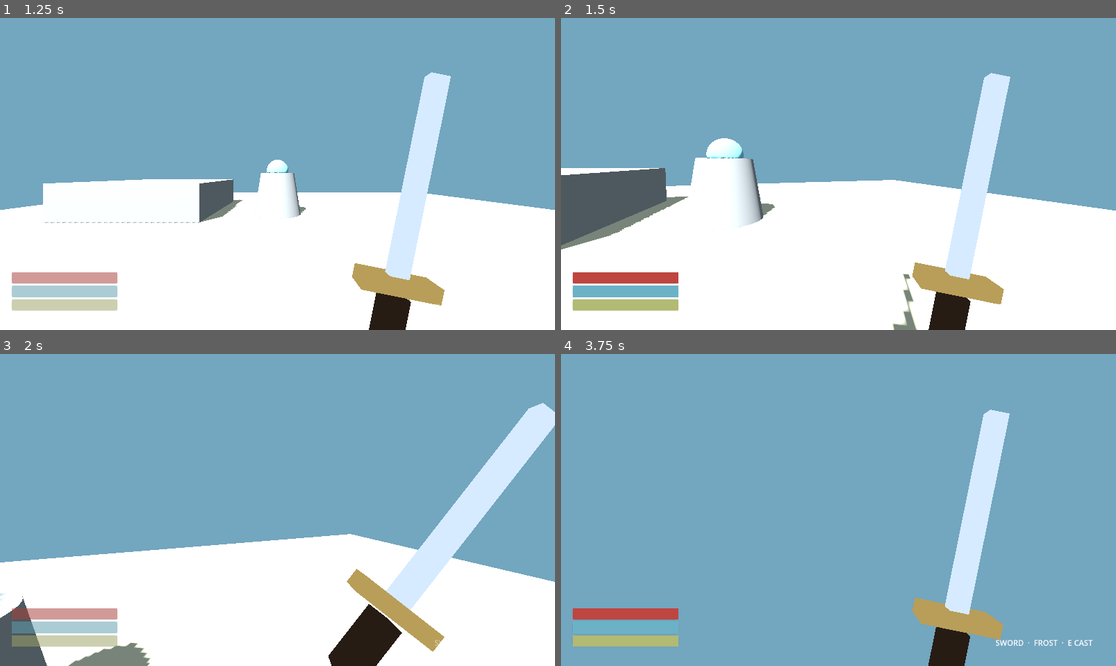
Above: before the commit, frames 1-4 (two rows, left to right).
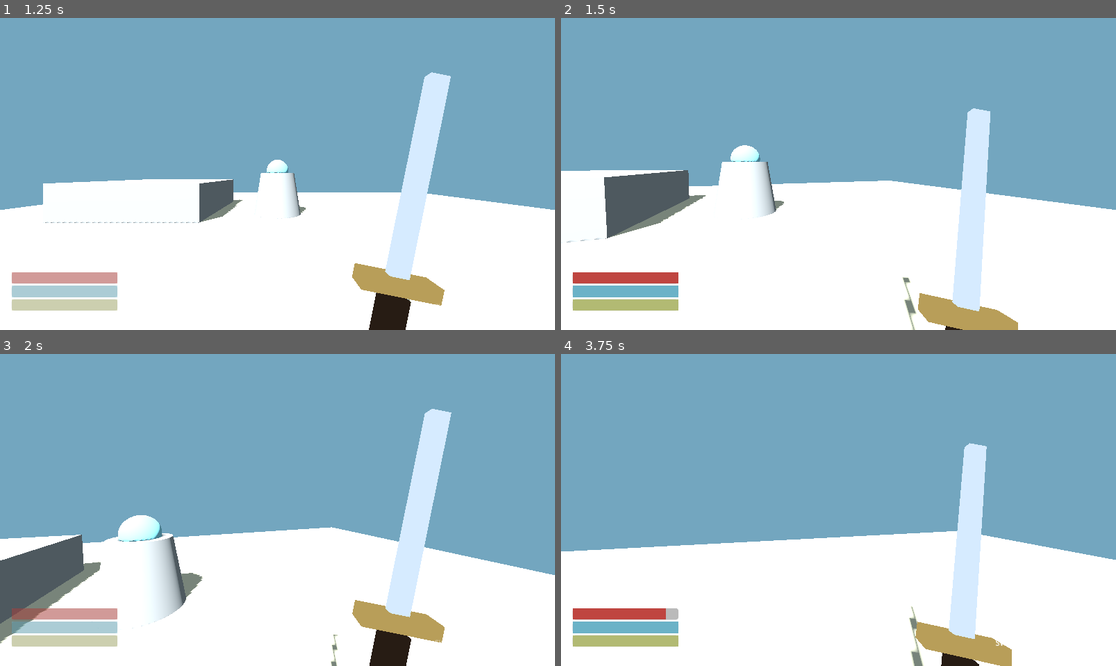
Above: after the commit, the same moments.

Repository: nanhudev/SEKAI
Game: Godot game, scene res://scenes/main/Main.tscn
The game is run twice, just before and just after one commit, with the same random seed, the same clock (stepped at 60 frames per second) and the same inputs.
Inputs (mouse positions are in pixels of both pictures, inside the frame that each line leads up to):
- Up to frame 1 (1.25 s): click "进入战斗沙盒" at 0.5 s
- Up to frame 2 (1.5 s): tap Enter at 1.25 s; move the mouse to (866, 174) at 1.27 s; hold W (move_forward) from 1.28 s (still down); hold Q (dodge) from 1.28 s (still down); click (866, 174) at 1.42 s
- Up to frame 3 (2 s): keep holding W (move_forward); keep holding Q (dodge); tap Space (jump) at 1.52 s
- Up to frame 4 (3.75 s): keep holding W (move_forward); move the mouse to (810, 510) at 2.02 s; release Q (dodge) at 2.03 s; right-click (810, 510) at 2.1 s; tap Space (jump) at 2.27 s; tap Q (dodge) at 2.3, 3.05, 3.6 s; move the mouse to (849, 503) at 2.77 s; hold E (cast_selected) 2.78-3.53 s; move the mouse to (832, 516) at 3.52 s; click (832, 516) at 3.67 s

Frame 1 is identical in both runs. In frame 2, 9.9% of the frame differs, in the area x 0-100%, y 17-100%; in frame 3, 17%; in frame 4, 38%.

Commit message:
feat: add high-speed dodge feedback

Diff:
--- a/godot/scenes/player/Player.tscn
+++ b/godot/scenes/player/Player.tscn
@@ -7,6 +7,7 @@
 [ext_resource type="PackedScene" path="res://scenes/combat/MagicCircle3D.tscn" id="5"]
 [ext_resource type="Script" path="res://scripts/combat/hurtbox.gd" id="6"]
 [ext_resource type="Script" path="res://scripts/player/temp_sword_visual.gd" id="7"]
+[ext_resource type="AudioStream" path="res://audio/sfx/dodge_temp.wav" id="8"]
 
 [sub_resource type="CapsuleShape3D" id="CapsuleShape3D_1"]
 radius = 0.35
@@ -114,3 +115,7 @@
 
 [node name="CombatController" type="Node" parent="."]
 script = ExtResource("3")
+
+[node name="DodgeAudio" type="AudioStreamPlayer" parent="." groups=["world_audio"]]
+stream = ExtResource("8")
+volume_db = -8.0
--- a/godot/scripts/combat/combat_controller.gd
+++ b/godot/scripts/combat/combat_controller.gd
@@ -18,6 +18,7 @@
 @onready var camera_feedback: CameraFeedbackController = player.get_node("CameraFeedbackController")
 @onready var magic_circle: MagicCircle3D = player.get_node("CameraRig/LookPivot/MotionPivot/ShakePivot/VFXRoot/MagicCircle3D")
 @onready var hurtbox: CombatHurtbox = player.get_node("Hurtbox")
+@onready var dodge_audio: AudioStreamPlayer = player.get_node("DodgeAudio")
 @onready var screen_fx: CombatScreenFX = player.get_parent().get_node("CombatScreenFX")
 @onready var time_effects: TimeEffectManager = player.get_parent().get_node("TimeEffectManager")
 
@@ -115,7 +116,7 @@
 			_current_spell_hitbox().set_active(should_open)
 		if state_time >= ability.startup + ability.active + ability.recovery:
 			finish_action()
-	elif state == State.DODGE and state_time >= 0.25:
+	elif state == State.DODGE and state_time >= 0.36:
 		finish_action()
 	elif state == State.IAIDO:
 		screen_fx.set_iaido_focus(minf(0.65, state_time / 0.28 * 0.65))
@@ -197,7 +198,11 @@
 			var input_vector := Input.get_vector("move_left", "move_right", "move_forward", "move_back")
 			var wish := Vector3(input_vector.x, 0, input_vector.y)
 			dodge_direction = (player.transform.basis * (wish if wish.length_squared() > 0.01 else Vector3.FORWARD)).normalized()
-			camera_feedback.fov_kick(3.0)
+			camera_feedback.fov_kick(10.0)
+			var side := dodge_direction.dot(player.global_basis.x)
+			camera_feedback.roll_impulse(side * 3.5)
+			camera_feedback.add_impulse(Vector2(0.0, 0.025))
+			dodge_audio.play()
 			set_state(State.DODGE)
 		&"cast":
 			casting_spell = selected_spell
@@ -227,6 +232,17 @@
 			set_state(State.IAIDO)
 		_: return false
 	return true
+
+
+func dodge_speed_now() -> float:
+	if state_time < 0.05:
+		return 0.0
+	if state_time < 0.12:
+		return dodge_speed * smoothstep(0.05, 0.12, state_time)
+	if state_time < 0.20:
+		return dodge_speed
+	var tail := clampf((state_time - 0.20) / 0.16, 0.0, 1.0)
+	return dodge_speed * (1.0 - tail) * (1.0 - tail)
 
 
 func _current_ability() -> AbilityData:
--- a/godot/scripts/player/player_movement.gd
+++ b/godot/scripts/player/player_movement.gd
@@ -57,8 +57,8 @@
 	var direction := (transform.basis * Vector3(input_vector.x, 0, input_vector.y)).normalized()
 	var combat: CombatController = $CombatController
 	if combat.state == combat.State.DODGE:
-		velocity.x = combat.dodge_direction.x * combat.dodge_speed
-		velocity.z = combat.dodge_direction.z * combat.dodge_speed
+		velocity.x = combat.dodge_direction.x * combat.dodge_speed_now()
+		velocity.z = combat.dodge_direction.z * combat.dodge_speed_now()
 		move_and_slide()
 		return
 	if combat.state == combat.State.IAIDO and combat.state_time >= 0.32 and combat.state_time < 0.49:
--- a/godot/scripts/player/temp_sword_visual.gd
+++ b/godot/scripts/player/temp_sword_visual.gd
@@ -46,6 +46,10 @@
 				var end_angle := -0.9 if combat.combo_index != 2 else 0.9
 				target_rotation = Vector3(0.0, 0.0, lerpf(start_angle, end_angle, progress))
 				target_position = Vector3(0.43, -0.37, -0.78)
+		CombatController.State.DODGE:
+			var side := combat.dodge_direction.dot(player.global_basis.x)
+			target_position = IDLE_POSITION + Vector3(-side * 0.16, -0.12, 0.1)
+			target_rotation = Vector3(-0.2, 0.0, -0.2 - side * 0.25)
 		CombatController.State.BLOCK:
 			target_position = Vector3(0.22, -0.23, -0.75)
 			target_rotation = Vector3(-0.25, 0.0, 0.45)
Not shown, added: godot/audio/sfx/dodge_temp.wav.import
Not shown: 1 places in godot/scenes/player/Player.tscn that only renumber resources
Not shown, changed: docs/ASSET_LICENSES.md
Not shown, added: godot/audio/sfx/dodge_temp.wav
